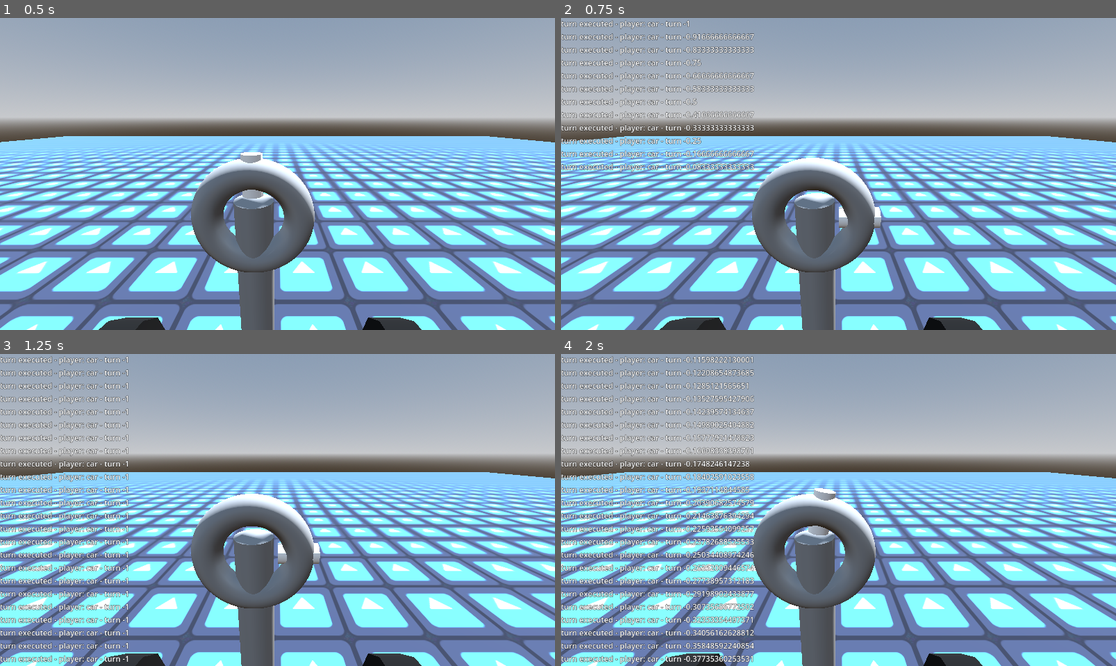
Above: before the commit, frames 1-4 (two rows, left to right).
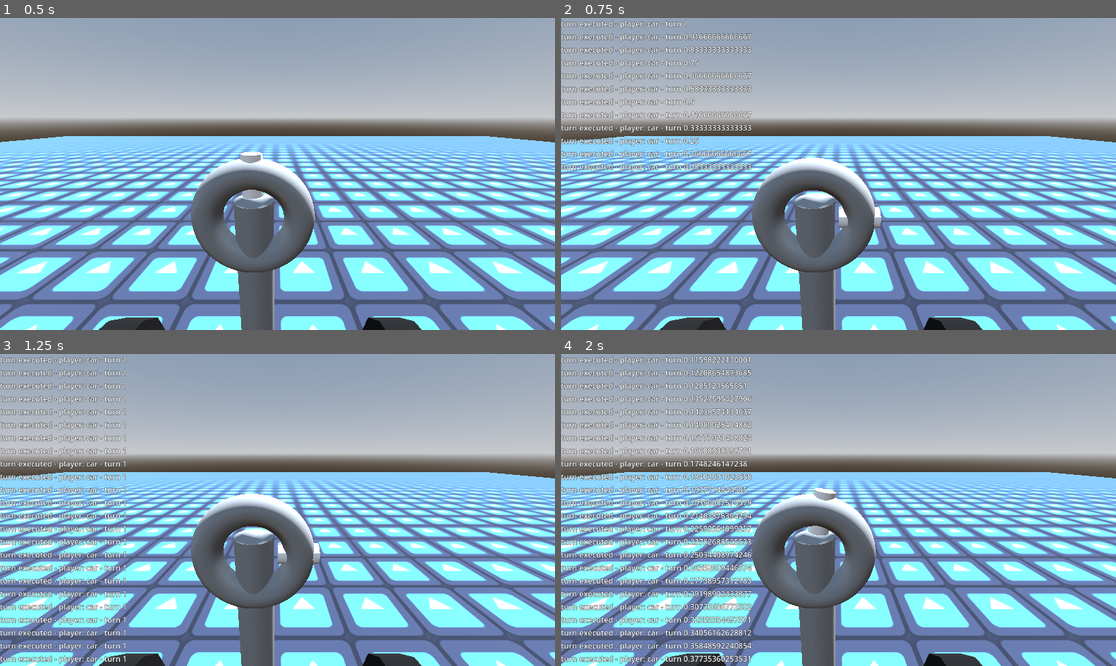
Above: after the commit, the same moments.

Repository: franciscoenriq/Panhales-en-Fuga
Game: Godot game, scene res://scenes/base-volante.tscn
The game is run twice, just before and just after one commit, with the same random seed, the same clock (stepped at 60 frames per second) and the same inputs. This scene is started directly instead of the project's main scene. The engine's default icon, where the game draws it, is replaced by a stand-in: a white triangle on a blue panel in a dark square.
Inputs:
- Up to frame 1 (0.5 s): no input
- Up to frame 2 (0.75 s): tap Enter at 0.5 s; hold Right (turn_right) from 0.53 s (still down); hold C (clutch) from 0.53 s (still down)
- Up to frame 3 (1.25 s): keep holding Right (turn_right); keep holding C (clutch)
- Up to frame 4 (2 s): release Right (turn_right) at 1.28 s; release C (clutch) at 1.28 s; hold B (brake) from 1.28 s (still down); tap A (gas) at 1.35 s

Frame 1 is identical in both runs. In frame 2, 1.8% of the frame differs, in the area x 22-35%, y 0-49%; in frame 3, 0.4%; in frame 4, 5.0%, in the area x 22-35%, y 0-99%.

Commit message:
Update car.gd

Diff:
--- a/scenes/car.gd
+++ b/scenes/car.gd
@@ -37,4 +37,4 @@
 	# Aplicar la rotación al volante
 	var rotation_angle = maxWheelAngle * wheelRotationValue
 	volante.rotation_degrees.y = rotation_angle
-	GameController.turn(name, wheelRotationValue)
+	GameController.turn(name, -wheelRotationValue)
